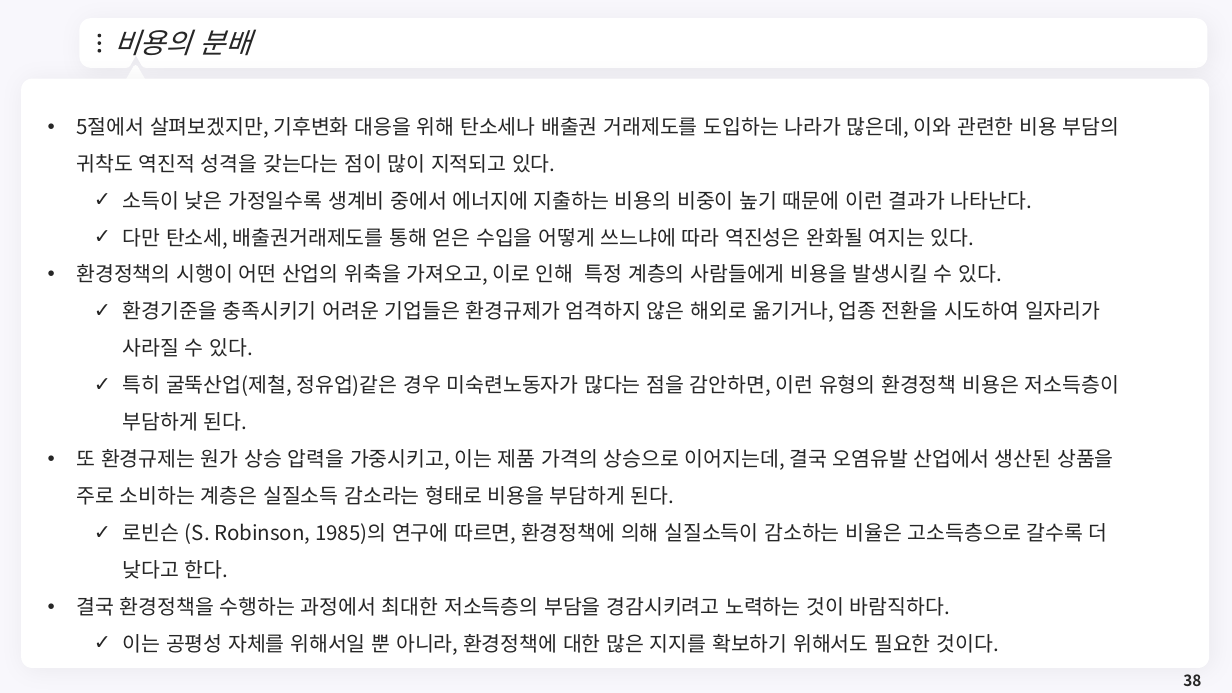
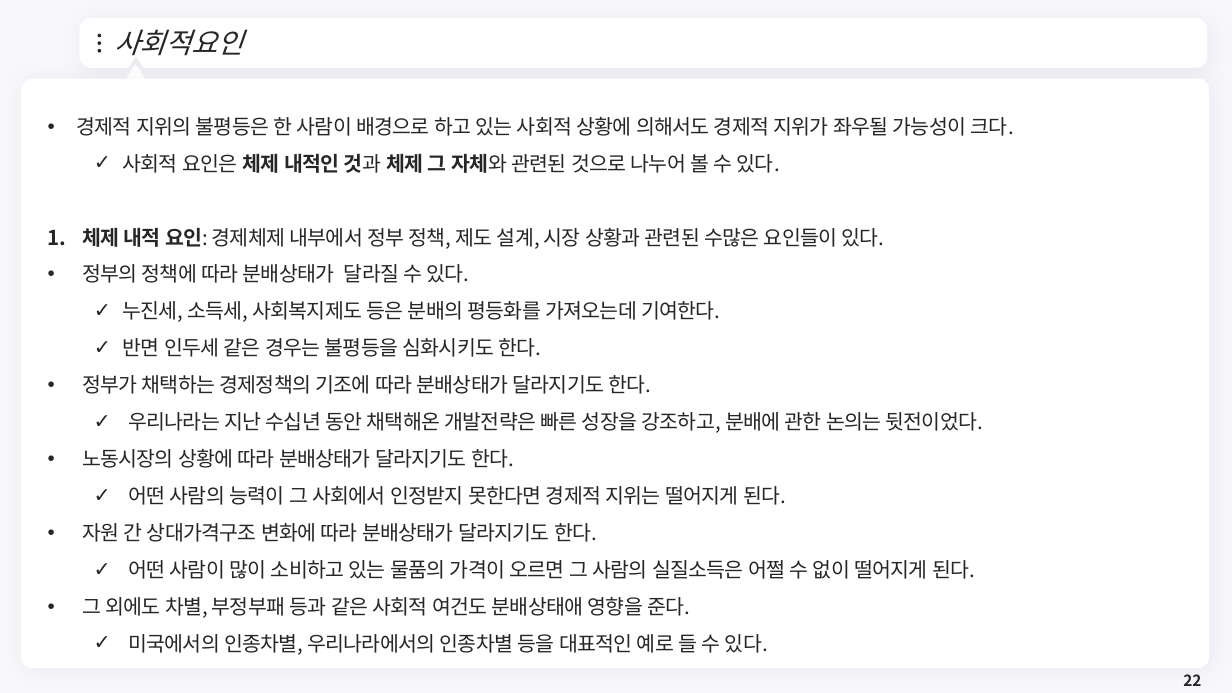
Before and after one commit to meandthey/Teaching, a slide deck: slide 22 of 재정학/01_Lectures/재정학_Chapter_8.pptx (slide 38 before the commit). Drawn at 1232x693 pixels with LibreOffice and Linux fonts; fonts in the diff are those of the drawing; background and template pictures are left out. Boxes give left, top, right and bottom in pixels: in the first picture for what was removed or moved away, otherwise in the second. Text is boxed around its words. In the diff, an @@ line names an element or a change of style, - is before the commit and + after.

```diff
--- a/재정학/01_Lectures/재정학_Chapter_8.pptx
+++ b/재정학/01_Lectures/재정학_Chapter_8.pptx
@@ title at [114, 29, 244, 56]: text changed @@
-비용의 분배
+사회적요인
@@ text at [76, 117, 1014, 655]: text changed @@
-• 5절에서 살펴보겠지만, 기후변화 대응을 위해 탄소세나 배출권 거래제도를 도입하는 나라가 많은데, 이와 관련한 비용 부담의 귀착도 역진적 성격을 갖는다는 점이 많이 지적되고 있다.
-  ✓ 소득이 낮은 가정일수록 생계비 중에서 에너지에 지출하는 비용의 비중이 높기 때문에 이런 결과가 나타난다.
-  ✓ 다만 탄소세, 배출권거래제도를 통해 얻은 수입을 어떻게 쓰느냐에 따라 역진성은 완화될 여지는 있다.
-• 환경정책의 시행이 어떤 산업의 위축을 가져오고, 이로 인해 특정 계층의 사람들에게 비용을 발생시킬 수 있다.
-  ✓ 환경기준을 충족시키기 어려운 기업들은 환경규제가 엄격하지 않은 해외로 옮기거나, 업종 전환을 시도하여 일자리가 사라질 수 있다.
-  ✓ 특히 굴뚝산업(제철, 정유업)같은 경우 미숙련노동자가 많다는 점을 감안하면, 이런 유형의 환경정책 비용은 저소득층이 부담하게 된다.
-• 또 환경규제는 원가 상승 압력을 가중시키고, 이는 제품 가격의 상승으로 이어지는데, 결국 오염유발 산업에서 생산된 상품을 주로 소비하는 계층은 실질소득 감소라는 형태로 비용을 부담하게 된다.
-  ✓ 로빈슨 (S. Robinson, 1985)의 연구에 따르면, 환경정책에 의해 실질소득이 감소하는 비율은 고소득층으로 갈수록 더 낮다고 한다.
-• 결국 환경정책을 수행하는 과정에서 최대한 저소득층의 부담을 경감시키려고 노력하는 것이 바람직하다.
-  ✓ 이는 공평성 자체를 위해서일 뿐 아니라, 환경정책에 대한 많은 지지를 확보하기 위해서도 필요한 것이다.
+• 경제적 지위의 불평등은 한 사람이 배경으로 하고 있는 사회적 상황에 의해서도 경제적 지위가 좌우될 가능성이 크다.
+  ✓ 사회적 요인은 체제 내적인 것과 체제 그 자체와 관련된 것으로 나누어 볼 수 있다.
+1. 체제 내적 요인: 경제체제 내부에서 정부 정책, 제도 설계, 시장 상황과 관련된 수많은 요인들이 있다.
+• 정부의 정책에 따라 분배상태가 달라질 수 있다.
+  ✓ 누진세, 소득세, 사회복지제도 등은 분배의 평등화를 가져오는데 기여한다.
+  ✓ 반면 인두세 같은 경우는 불평등을 심화시키도 한다.
+• 정부가 채택하는 경제정책의 기조에 따라 분배상태가 달라지기도 한다.
+  ✓ 우리나라는 지난 수십년 동안 채택해온 개발전략은 빠른 성장을 강조하고, 분배에 관한 논의는 뒷전이었다.
+• 노동시장의 상황에 따라 분배상태가 달라지기도 한다.
+  ✓ 어떤 사람의 능력이 그 사회에서 인정받지 못한다면 경제적 지위는 떨어지게 된다.
+• 자원 간 상대가격구조 변화에 따라 분배상태가 달라지기도 한다.
+  ✓ 어떤 사람이 많이 소비하고 있는 물품의 가격이 오르면 그 사람의 실질소득은 어쩔 수 없이 떨어지게 된다.
+• 그 외에도 차별, 부정부패 등과 같은 사회적 여건도 분배상태애 영향을 준다.
+  ✓ 미국에서의 인종차별, 우리나라에서의 인종차별 등을 대표적인 예로 들 수 있다.
@@ page number at [1183, 674, 1201, 686]: text changed @@
-38
+22
```
Also in this commit, not shown: 6 other slides changed, 1 slide added, 30 slides removed, 5 other files.
